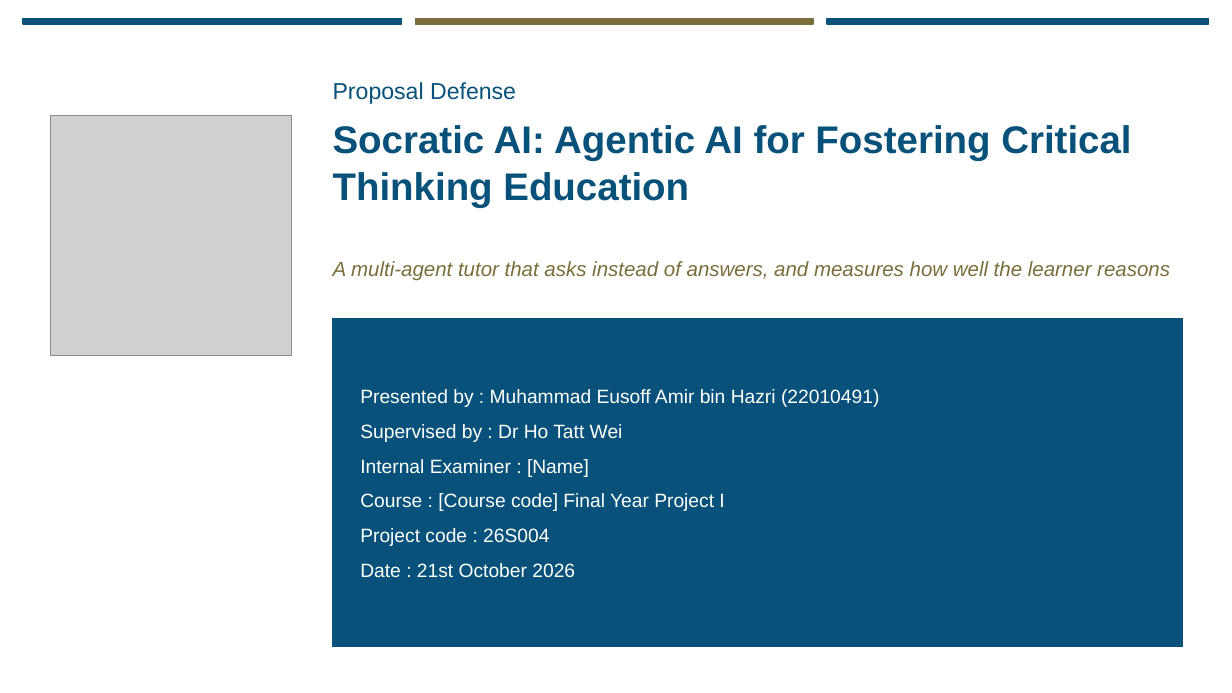
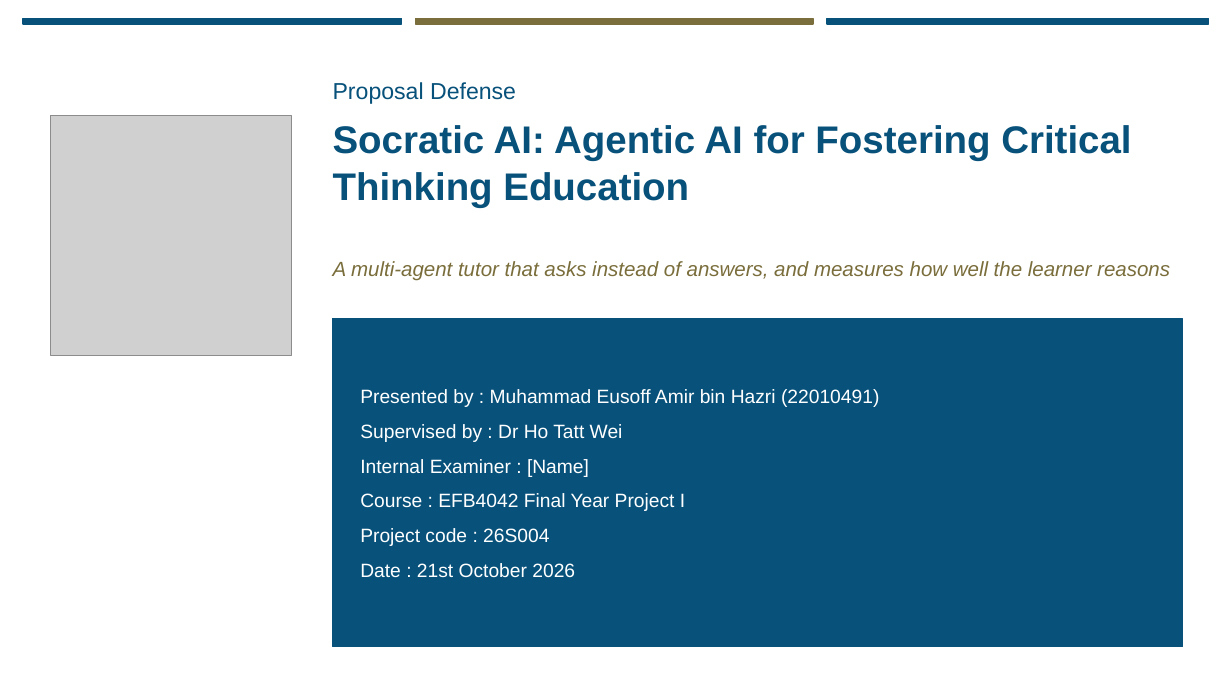
Before and after one commit to eusoffamir/Socratic-AI, a slide deck: slide 1 of docs/Socratic AI Proposal Defence.pptx. Drawn at 1232x693 pixels with LibreOffice and Linux fonts; fonts in the diff are those of the drawing; grey boxes stand for pictures. Boxes give left, top, right and bottom in pixels: in the first picture for what was removed or moved away, otherwise in the second. Text is boxed around its words. In the diff, an @@ line names an element or a change of style, - is before the commit and + after.

```diff
--- a/docs/Socratic AI Proposal Defence.pptx
+++ b/docs/Socratic AI Proposal Defence.pptx
@@ text at [360, 493, 685, 511]: text changed @@
-Course : [Course code] Final Year Project I
+Course : EFB4042 Final Year Project I
```
Also in this commit, not shown: 1 other file.
